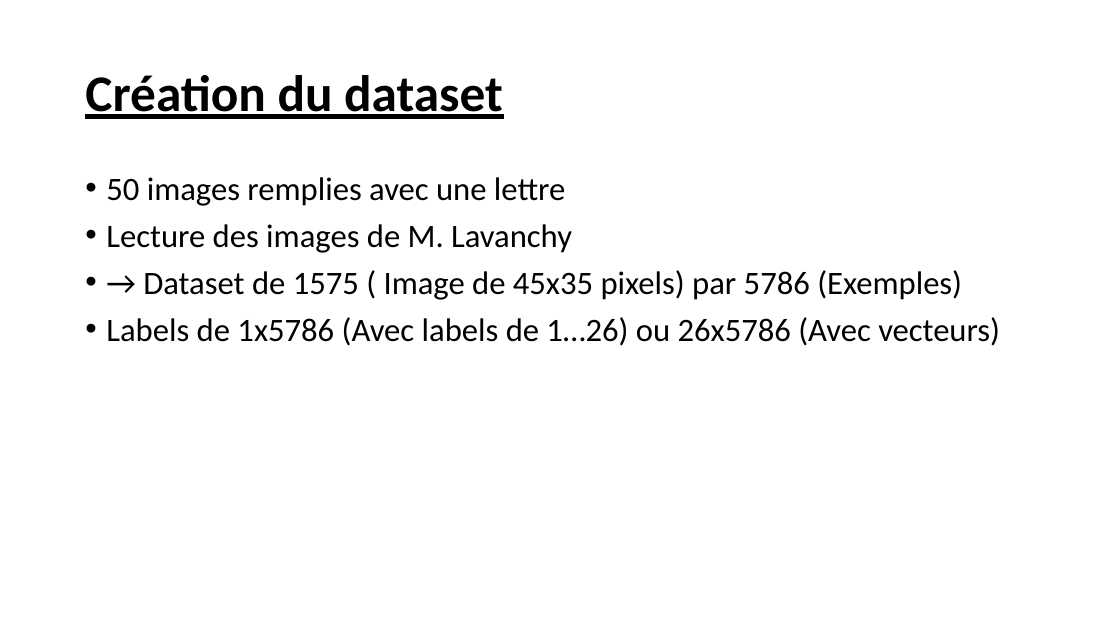
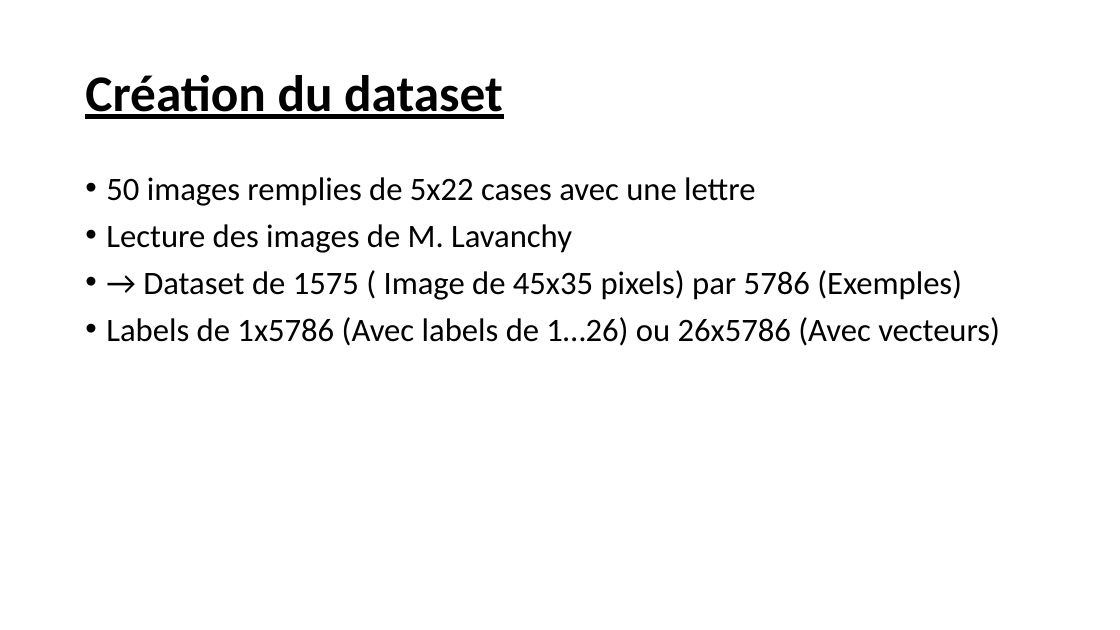
Before and after one commit to MacherelR/ProjetML4E, a slide deck: slide 5 of Présentation/MachLearn_Macherel_Evard.pptx. Drawn at 1120x630 pixels with LibreOffice and Linux fonts; fonts in the diff are those of the drawing. Boxes give left, top, right and bottom in pixels: in the first picture for what was removed or moved away, otherwise in the second. Text is boxed around its words. In the diff, an @@ line names an element or a change of style, - is before the commit and + after.

```diff
--- a/Présentation/MachLearn_Macherel_Evard.pptx
+++ b/Présentation/MachLearn_Macherel_Evard.pptx
@@ text at <box>106,177,755,206</box>: text changed @@
-• 50 images remplies avec une lettre
+• 50 images remplies de 5x22 cases avec une lettre
```
Also in this commit, not shown: 5 other slides changed, 1 slide added, 9 other files.
